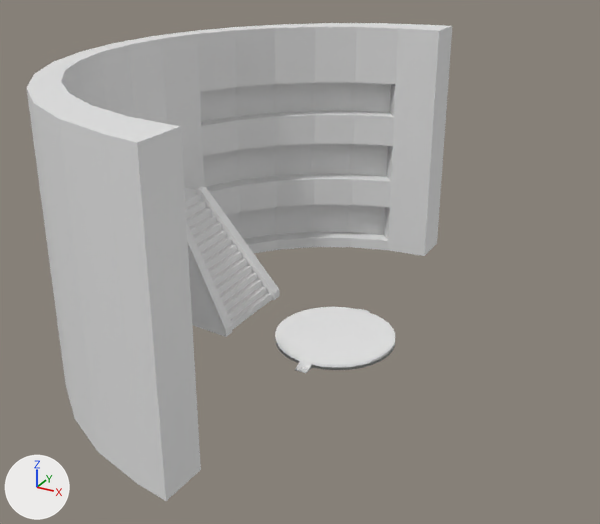
The Blender file Projet Banane/Assets/Models/scene.blend as it was, and as the next commit left it.
Before and after are seen from a camera (50 mm lens) standing at (53.7, -109.9, 66.9) and looking at (-4.1, -4.8, 14.3). Arrows for +X, +Y and +Z are at lower left; the lights stay in place.

The older version as bpy lines, for what is in view:
```python
me_cylinder = bpy.data.meshes.new('Cylinder')
me_cylinder.from_pydata(...)  # 72 vertices, 42 faces; spans x -1.0..1.0, y -1.17..1.17, z -1.0..1.0
me_cylinder.polygons.foreach_set('use_smooth', [True] * 42)
me_cylinder.materials.append(mat_arenematerial)  # its picture is missing
me_cylinder_001 = bpy.data.meshes.new('Cylinder.001')
me_cylinder_001.from_pydata(...)  # 344 vertices, 342 faces; spans x -1.17..1.17, y 0.0..1.07, z -1.0..3.49
me_cylinder_002 = bpy.data.meshes.new('Cylinder.002')
me_cylinder_002.from_pydata(...)  # 32 vertices, 1 face; spans x -1.05..0.95, y -1.0..1.0, z -0.19
ob_arene = bpy.data.objects.new('Arene', me_cylinder)
ob_arene.location = (0.0, 0.0, -0.2)
ob_arene.rotation_euler = (0.0, 0.0, 0.29)  # degrees (0, 0, 17)
ob_arene.scale = (10.0, 10.0, 0.5)
ob_cylinder = bpy.data.objects.new('Cylinder', me_cylinder_002)
ob_cylinder.location = (0.0, 0.0, 0.0)
ob_cylinder.scale = (40.0, 40.0, 1.0)
ob_cylinder.hide_viewport = True
ob_mur = bpy.data.objects.new('Mur', me_cylinder_001)
ob_mur.location = (0.5, 0.0, 9.6)
ob_mur.rotation_euler = (0.0, 0.0, 1.571)  # degrees (0, 0, 90)
ob_mur.scale = (40.0, 40.0, 10.0)
# also in view: 'Escalier' at (-25.9, 0.0, 9.8)
```
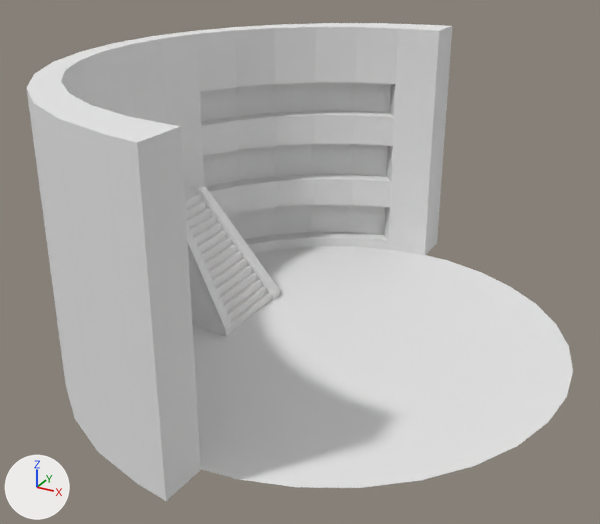
Boxes (x1, y1, x2, y2) around the edits, measured in the pictures (600 x 524 px):
'Cylinder', shown
    after: (192, 246, 573, 488)
'Arene', hidden
    before: (275, 307, 395, 373)

The change, as a list of edits to the scene's bpy script:
```text
Change ob_cylinder:
    remove ob_cylinder.hide_viewport = True
Change ob_arene:
    add ob_arene.hide_viewport = True
```
